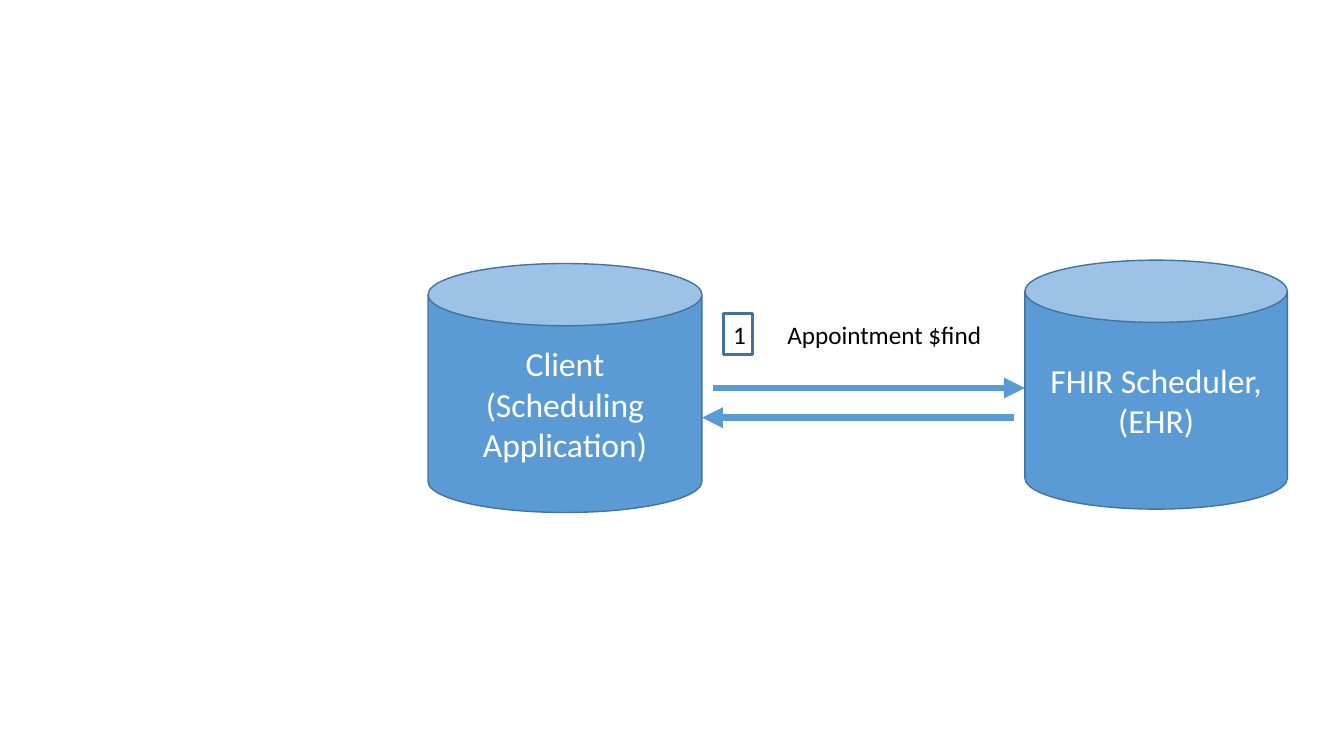
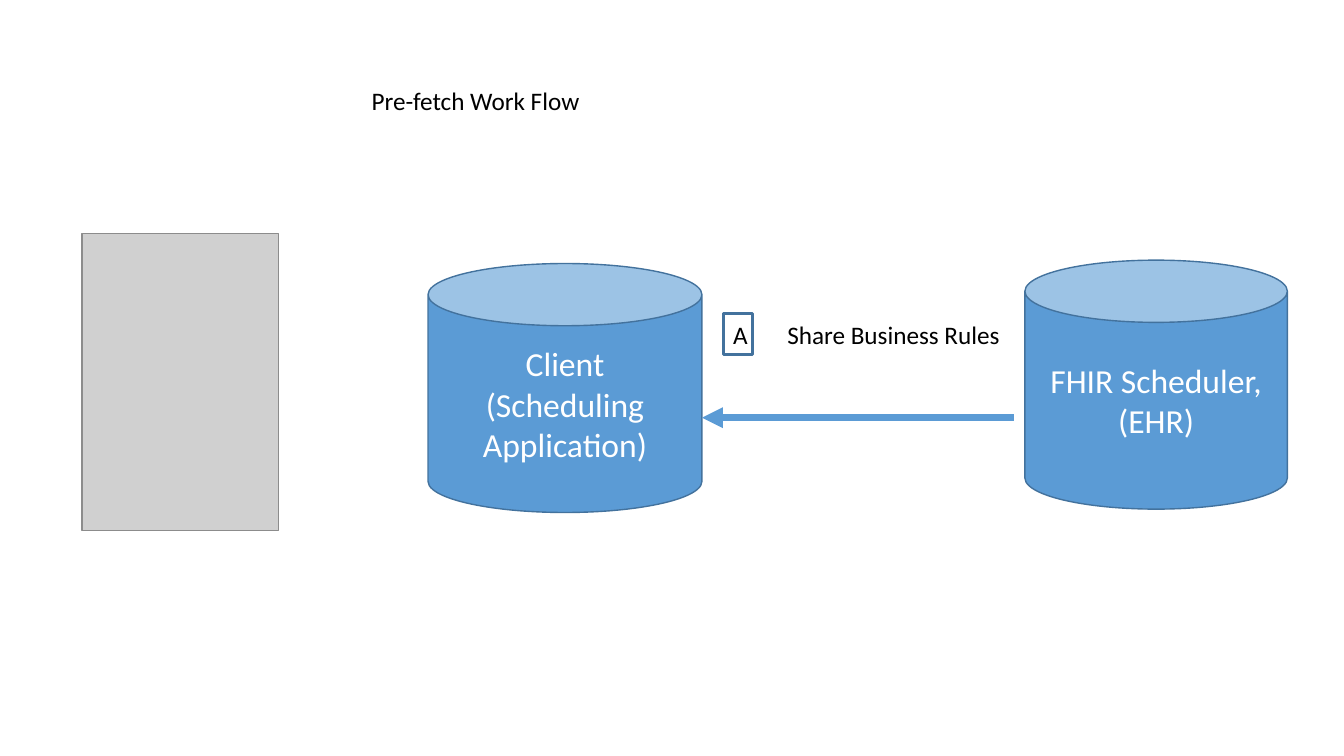
Before and after one commit to argonautproject/scheduling, a slide deck: slide 8 of meeting-notes/WorkFlowDiagrams.pptx. Drawn at 1344x756 pixels with LibreOffice and Linux fonts; fonts in the diff are those of the drawing; grey boxes stand for pictures. Boxes give left, top, right and bottom in pixels: in the first picture for what was removed or moved away, otherwise in the second. Text is boxed around its words. In the diff, an @@ line names an element or a change of style, - is before the commit and + after.

```diff
--- a/meeting-notes/WorkFlowDiagrams.pptx
+++ b/meeting-notes/WorkFlowDiagrams.pptx
@@ text added at [372,92,580,110], 18 pt, text #000000 @@
+Pre-fetch Work Flow
@@ picture added at [82,233,278,530] @@
@@ text in rectangle at [733,327,748,344]: text changed @@
-1
+A
@@ text at [787,326,999,345]: text changed @@
-Appointment $find
+Share Business Rules
@@ arrow removed from (713, 388) to (1025, 388) @@
```
Also in this commit, not shown: 1 other slide changed, 5 slides added, 14 other files.
